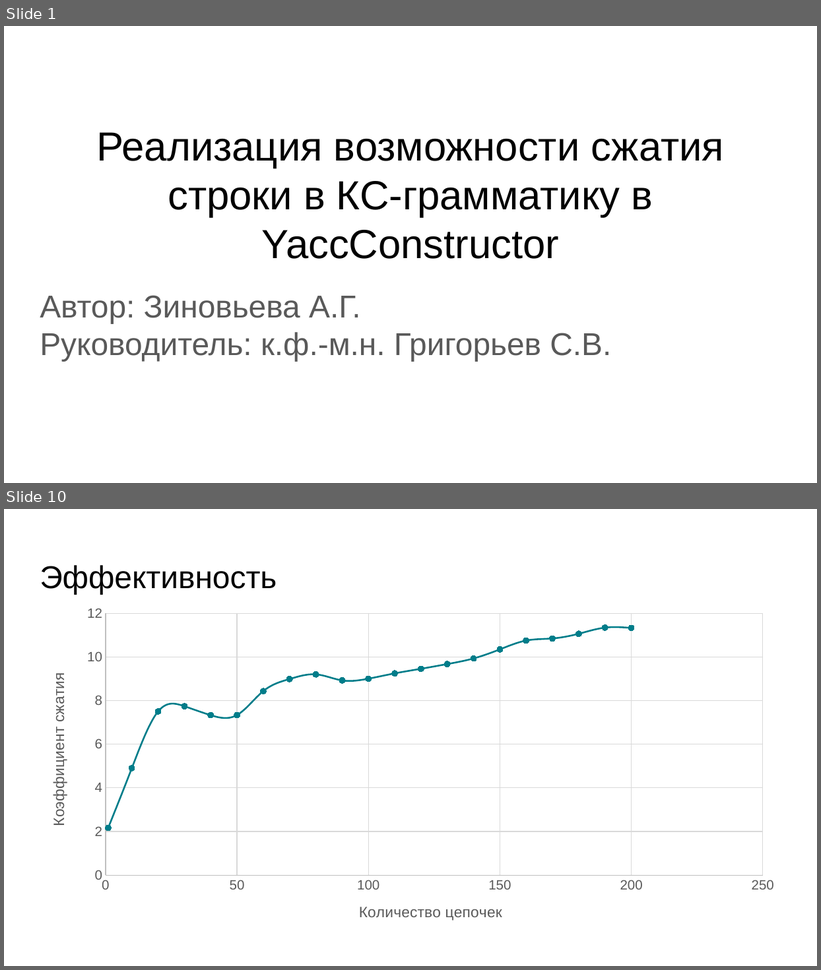
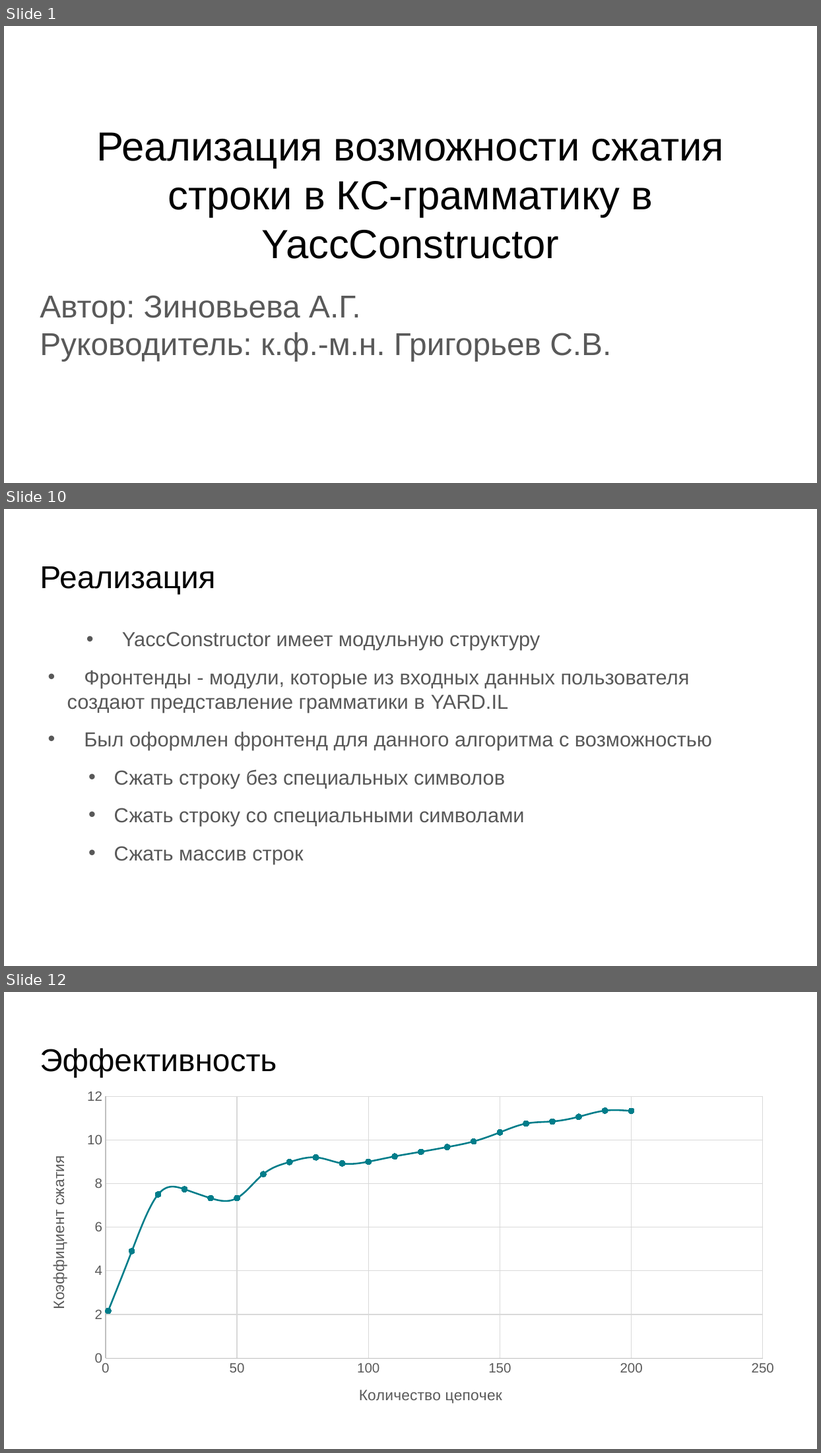
Before and after one commit to YaccConstructor/articles, a slide deck: 2017/diploma/ZinovyevaAnna/slides/slides.pptx. Shown one above the other, each under a label of ours: slides 1 and 10 before the commit, slides 1, 10 and 12 after it; the slides between them are not shown. The pictures are 821x970 and 821x1453 pixels, drawn with LibreOffice and Linux fonts; fonts in the diff are those of the drawing. Boxes give left, top, right and bottom in pixels: in the first picture for what was removed or moved away, otherwise in the second. Text is boxed around its words. In the diff, an @@ line names an element or a change of style, - is before the commit and + after.

```diff
--- a/2017/diploma/ZinovyevaAnna/slides/slides.pptx
+++ b/2017/diploma/ZinovyevaAnna/slides/slides.pptx
@@ slide 10 added at [4, 509, 817, 966], background #FFFFFF @@
@@ title added at [40, 566, 215, 594], 28 pt, text #000000 @@
+Реализация
@@ text added at [67, 632, 712, 864], 18 pt, text #585858 @@
+    • YaccConstructor имеет модульную структуру
+• Фронтенды - модули, которые из входных данных пользователя создают представление грамматики в YARD.IL
+• Был оформлен фронтенд для данного алгоритма с возможностью
+  • Сжать строку без специальных символов
+  • Сжать строку со специальными символами
+  • Сжать массив строк
@@ what was slide 10 is now slide 12 @@
```
Also in this commit, not shown: 9 slides changed, 1 other slide added, 3 other files.
